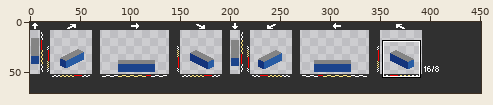
One commit to this sprite sheet: 9Template.png. Above, an overview of the earlier version with the close-up marked.
Close-up. The starting point:
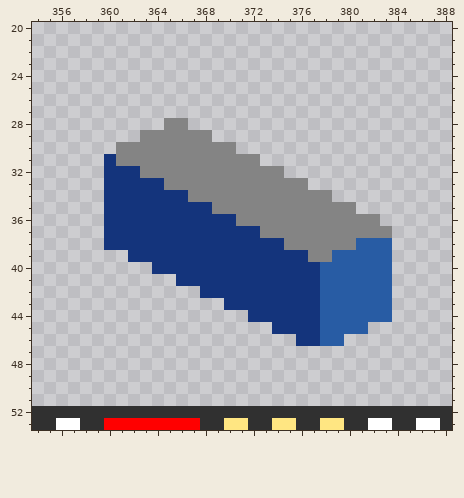
The file is 451x71 pixels. Shown: x 354..388, y 20..53.
New version:
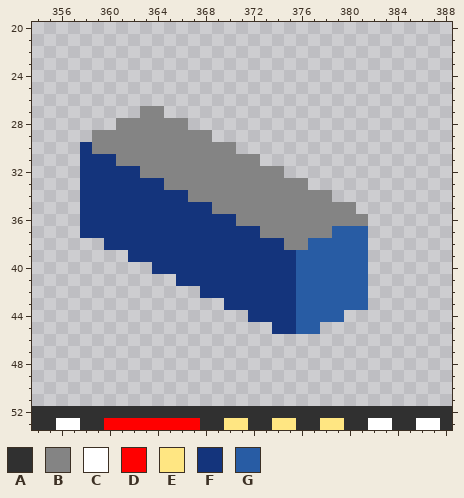
Palette (. is transparent): A #303030  B #848484  C #ffffff  D #ff0000  E #ffe682  F #14347c  G #285ca4
Message: fixed template and nohab alignment
Edits made:
@@ x 354..388 @@
 26 ...................................
-27 ...................................
-28 ...........BB......................
-29 .........BBBBBB....................
-30 .......BBBBBBBBBB..................
-31 ......FBBBBBBBBBBBB................
-32 ......FFFBBBBBBBBBBBB..............
-33 ......FFFFFBBBBBBBBBBBB............
-34 ......FFFFFFFBBBBBBBBBBBB..........
-35 ......FFFFFFFFFBBBBBBBBBBBB........
-36 ......FFFFFFFFFFFBBBBBBBBBBBB......
-37 ......FFFFFFFFFFFFFBBBBBBBBBBB.....
-38 ......FFFFFFFFFFFFFFFBBBBBBGGG.....
-39 ........FFFFFFFFFFFFFFFBBGGGGG.....
-40 ..........FFFFFFFFFFFFFFGGGGGG.....
-41 ............FFFFFFFFFFFFGGGGGG.....
-42 ..............FFFFFFFFFFGGGGGG.....
-43 ................FFFFFFFFGGGGGG.....
-44 ..................FFFFFFGGGGGG.....
-45 ....................FFFFGGGG.......
-46 ......................FFGG.........
+27 .........BB........................
+28 .......BBBBBB......................
+29 .....BBBBBBBBBB....................
+30 ....FBBBBBBBBBBBB..................
+31 ....FFFBBBBBBBBBBBB................
+32 ....FFFFFBBBBBBBBBBBB..............
+33 ....FFFFFFFBBBBBBBBBBBB............
+34 ....FFFFFFFFFBBBBBBBBBBBB..........
+35 ....FFFFFFFFFFFBBBBBBBBBBBB........
+36 ....FFFFFFFFFFFFFBBBBBBBBBBB.......
+37 ....FFFFFFFFFFFFFFFBBBBBBGGG.......
+38 ......FFFFFFFFFFFFFFFBBGGGGG.......
+39 ........FFFFFFFFFFFFFFGGGGGG.......
+40 ..........FFFFFFFFFFFFGGGGGG.......
+41 ............FFFFFFFFFFGGGGGG.......
+42 ..............FFFFFFFFGGGGGG.......
+43 ................FFFFFFGGGGGG.......
+44 ..................FFFFGGGG.........
+45 ....................FFGG...........
+46 ...................................
 47 ...................................
Changed places in both close-ups, as pixel boxes (x1, y1, x2, y2):
added: (80, 106, 164, 238)
changed: (296, 214, 392, 346)
